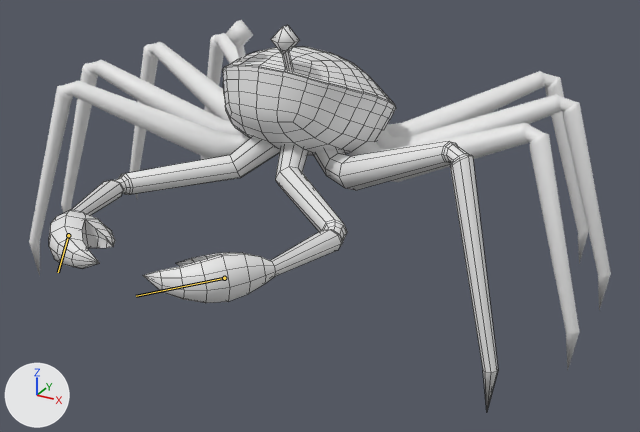
An edit to the Blender file Assets/Local/Bastien/Meshes/Sources/SN_Clawster.blend, drawn before and after from the same camera.
The view is the same before and after, from a 50 mm lens placed at (1.272, -2.229, 1.335), pointed at (0.137, -0.167, 0.304). Lighting does not change. The marker at lower left points along +X, +Y and +Z. The bones that change are drawn over the model as lines. Mesh edges are drawn as thin lines on the coarser meshes.

The first picture shows 'Body_Main', 'Eye_L', 'Hand_L', 'Hand_R', 'LegA_L', 'LegA_R', 'LegB_L', 'LegB_R', 'LegC_L', 'LegC_R', 'LegD_L', 'LegD_R'.
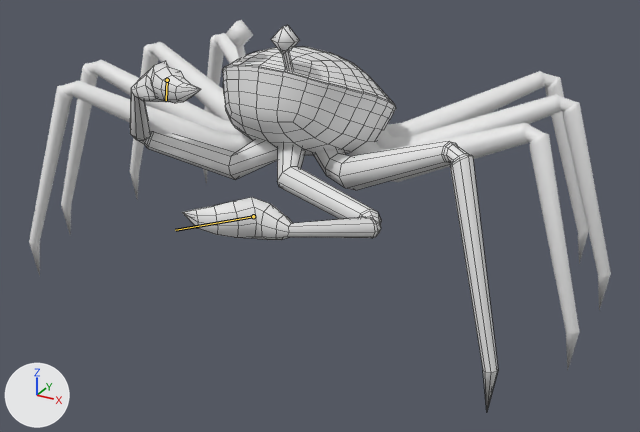
The newer file adds an action. The first version stands in its rest pose; the second is drawn at frame 50 of the action 'Idle_Swing'.

The edits, one by one:
Bone 'Hand_IK_R' (bone_hand_ik_r) moves from (0.0, 0.0, 0.0) to (-0.206, -0.347, 0.329).
Bone 'Hand_IK_L' (bone_hand_ik_l) moves from (0.0, 0.0, 0.0) to (0.218, -0.154, 0.068).

What differs and where, as boxes [x1, y1, x2, y2] in the pictures (640 x 432 px):
'Hand_L', posed (39% shorter): before [143, 145, 347, 303]; after [183, 144, 381, 240]
'Hand_R', posed: before [49, 137, 280, 269]; after [130, 61, 277, 179]
bone 'Hand_IK_R', root to tip: before (68, 235) to (58, 272); after (167, 80) to (166, 100)
bone 'Hand_IK_L', root to tip: before (224, 278) to (136, 296); after (253, 216) to (175, 230)
